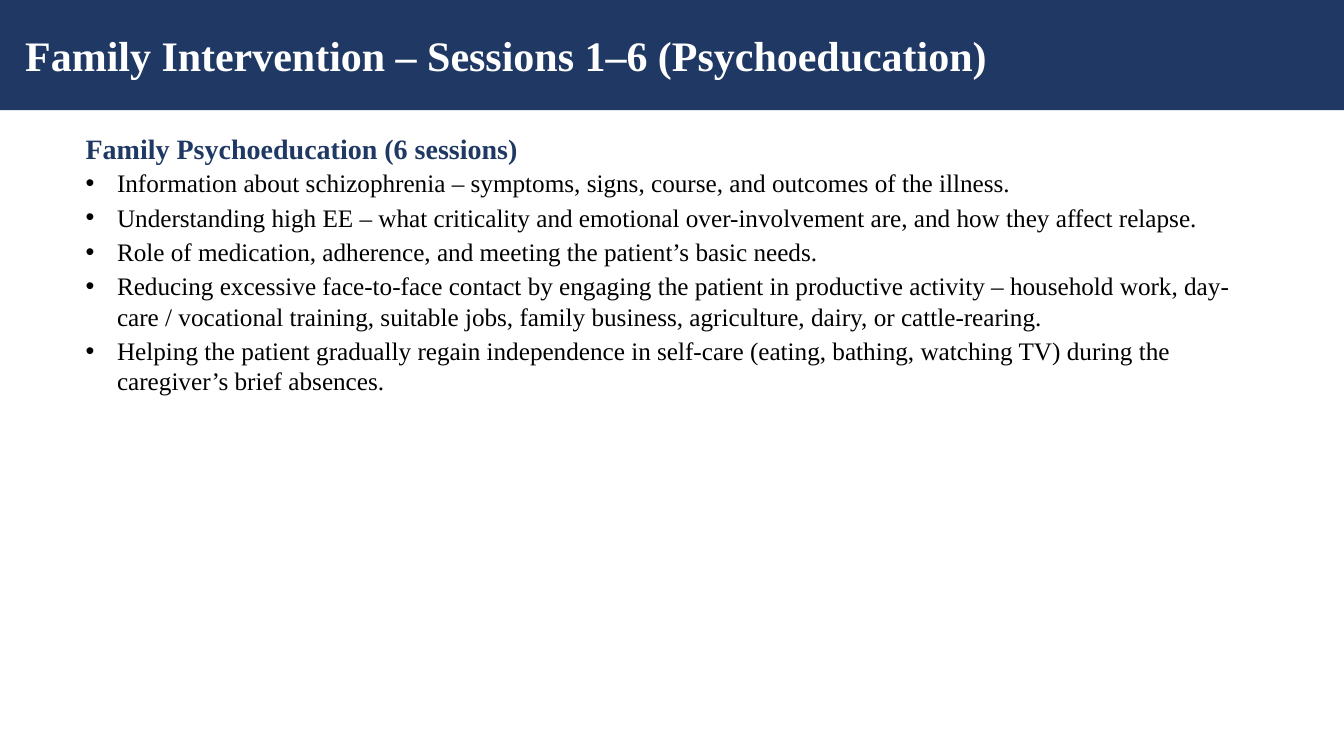
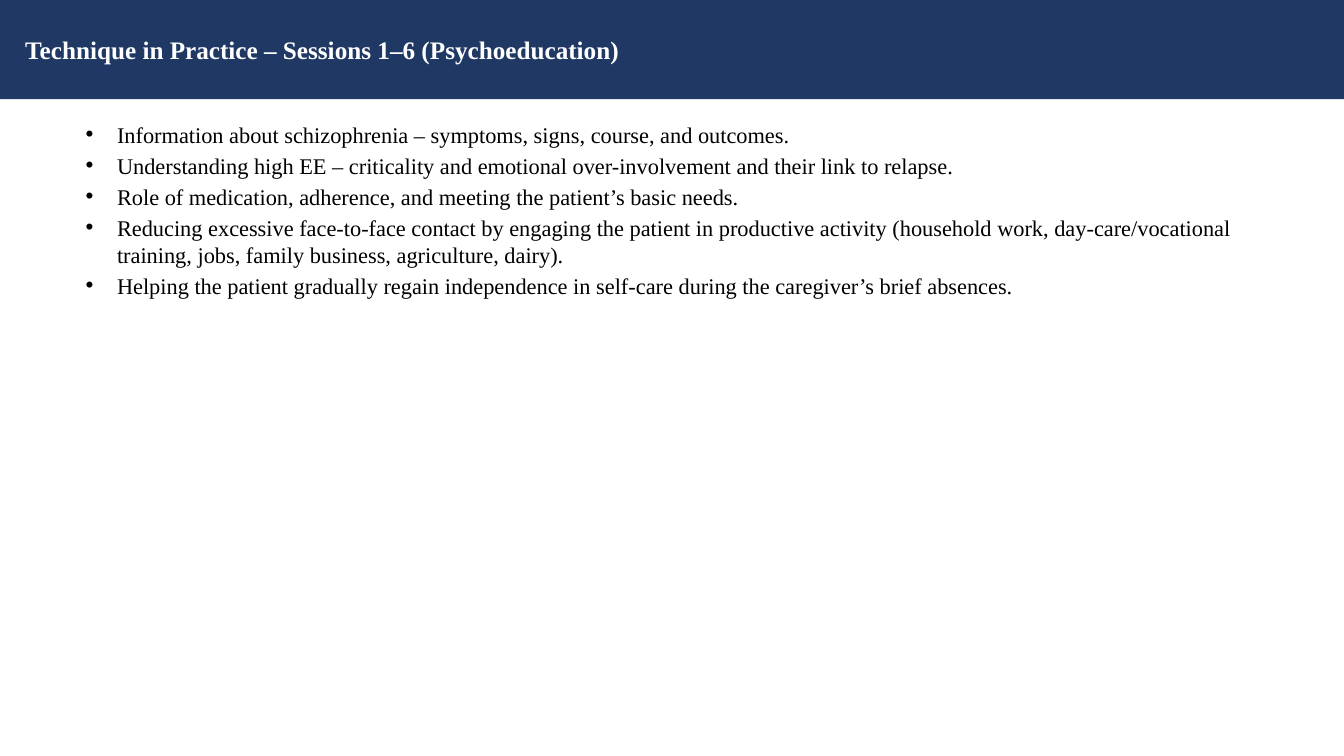
Before and after one commit to tejasdangodra786-byte/Dango-kiro, a slide deck: slide 18 of Family_Intervention_EE_Schizophrenia_JournalClub.pptx (slide 16 before the commit). Drawn at 1344x756 pixels with LibreOffice and Linux fonts; fonts in the diff are those of the drawing. Boxes give left, top, right and bottom in pixels: in the first picture for what was removed or moved away, otherwise in the second. Text is boxed around its words. In the diff, an @@ line names an element or a change of style, - is before the commit and + after.

Commit message:
Revise presentation: fonts 16/18pt, journal name on title slide, inline sources on intro/definitions, single aim/objective/hypothesis, new technique-explainer slide, and Critical Reflection slide

```diff
--- a/Family_Intervention_EE_Schizophrenia_JournalClub.pptx
+++ b/Family_Intervention_EE_Schizophrenia_JournalClub.pptx
@@ rectangle "Technique in Practice – Sessions ..." resized from (x1=0, y1=0, x2=1344, y2=110) to (x1=0, y1=0, x2=1344, y2=99) @@
@@ text in rectangle at (x1=25, y1=41, x2=618, y2=65): text changed; size 30 to 18 pt @@
-Family Intervention – Sessions 1–6 (Psychoeducation)
+Technique in Practice – Sessions 1–6 (Psychoeducation)
@@ text "Information about schizophrenia – symptoms, ..." moved from (x1=86, y1=139, x2=1229, y2=396) to (x1=117, y1=127, x2=1230, y2=299) @@
@@ text at (x1=117, y1=127, x2=953, y2=179): text changed; size 18 to 16 pt @@
-Family Psychoeducation (6 sessions)
-• Information about schizophrenia – symptoms, signs, course, and outcomes of the illness.
-• Understanding high EE – what criticality and emotional over-involvement are, and how they affect relapse.
+• Information about schizophrenia – symptoms, signs, course, and outcomes.
+• Understanding high EE – criticality and emotional over-involvement and their link to relapse.
@@ text at (x1=117, y1=189, x2=738, y2=210): size 18 to 16 pt in "Role of medication, adherence, and meeting the ..." @@
@@ text at (x1=117, y1=220, x2=1230, y2=299): text changed; size 18 to 16 pt @@
-• Reducing excessive face-to-face contact by engaging the patient in productive activity – household work, day-care / vocational training, suitable jobs, family business, agriculture, dairy, or cattle-rearing.
-• Helping the patient gradually regain independence in self-care (eating, bathing, watching TV) during the caregiver’s brief absences.
+• Reducing excessive face-to-face contact by engaging the patient in productive activity (household work, day-care/vocational training, jobs, family business, agriculture, dairy).
+• Helping the patient gradually regain independence in self-care during the caregiver’s brief absences.
```
Also in this commit, not shown: 26 other slides changed, 4 slides added, 1 slide removed.
